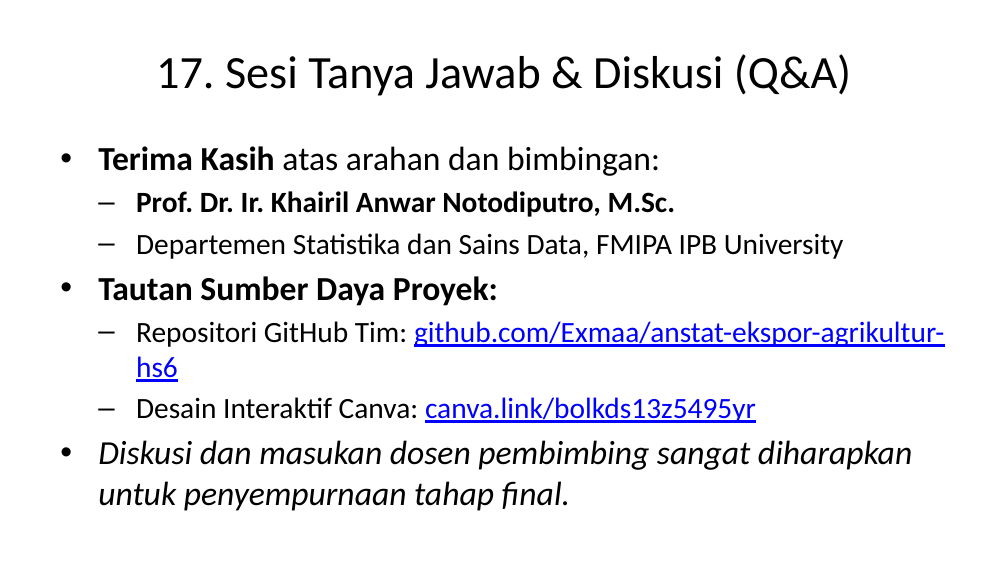
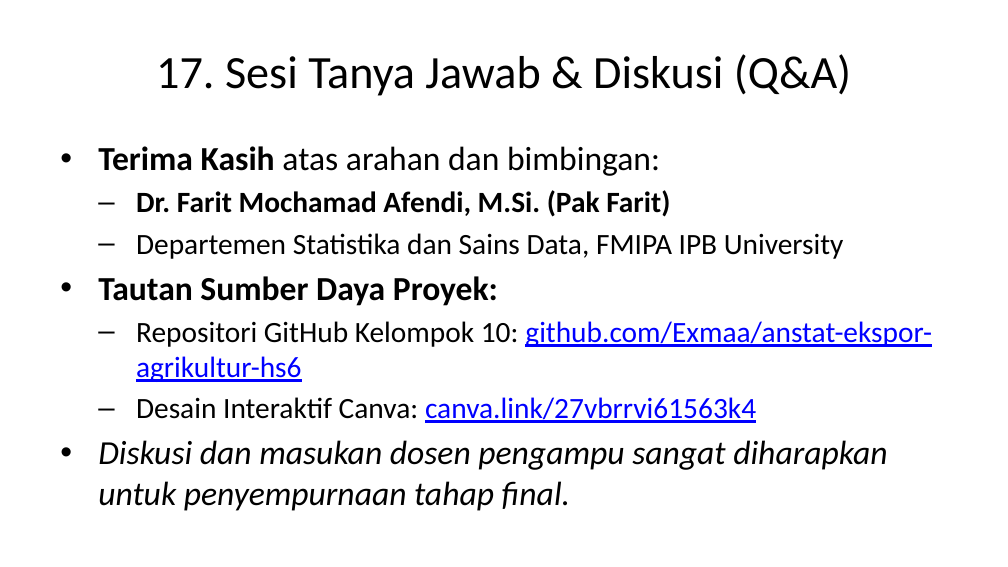
Before and after one commit to Exmaa/anstat-ekspor-agrikultur-hs6, a slide deck: slide 20 of 4-Reports/presentasi_progress_draf.pptx. Drawn at 1008x567 pixels with LibreOffice and Linux fonts; fonts in the diff are those of the drawing. Boxes give left, top, right and bottom in pixels: in the first picture for what was removed or moved away, otherwise in the second. Text is boxed around its words. In the diff, an @@ line names an element or a change of style, - is before the commit and + after.

Commit message:
feat(identity): update team to Kelompok 10 and lecturer to Pak Farit across presentation, PRD, and Canva

```diff
--- a/4-Reports/presentasi_progress_draf.pptx
+++ b/4-Reports/presentasi_progress_draf.pptx
@@ text at box(136, 190, 670, 217): text changed @@
-  – Prof. Dr. Ir. Khairil Anwar Notodiputro, M.Sc.
+  – Dr. Farit Mochamad Afendi, M.Si. (Pak Farit)
@@ text at box(98, 321, 932, 511): text changed @@
-  – Repositori GitHub Tim: github.com/Exmaa/anstat-ekspor-agrikultur-hs6
-  – Desain Interaktif Canva: canva.link/bolkds13z5495yr
-• Diskusi dan masukan dosen pembimbing sangat diharapkan untuk penyempurnaan tahap final.
+  – Repositori GitHub Kelompok 10: github.com/Exmaa/anstat-ekspor-agrikultur-hs6
+  – Desain Interaktif Canva: canva.link/27vbrrvi61563k4
+• Diskusi dan masukan dosen pengampu sangat diharapkan untuk penyempurnaan tahap final.
```
Also in this commit, not shown: 1 other slide changed, 5 other files.
